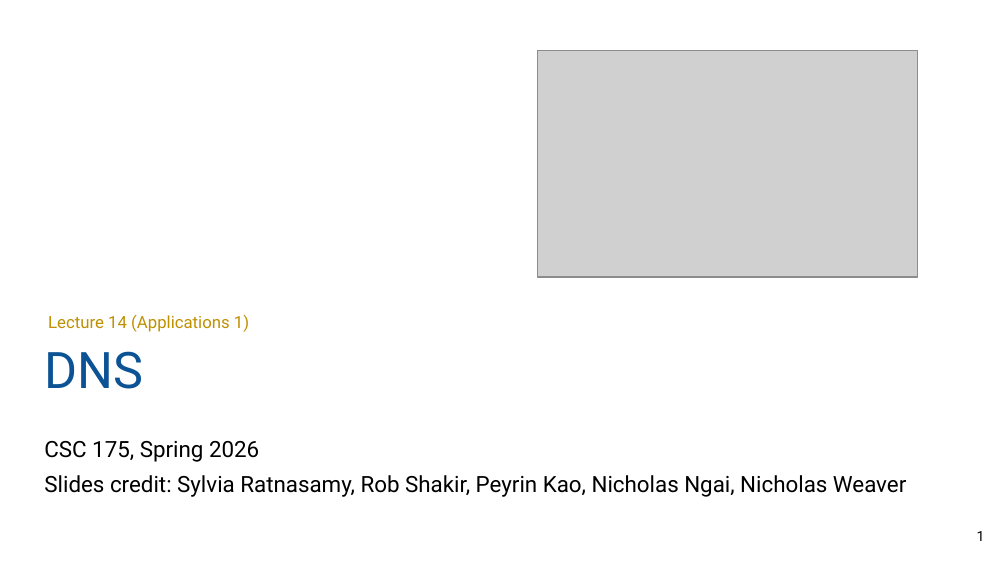
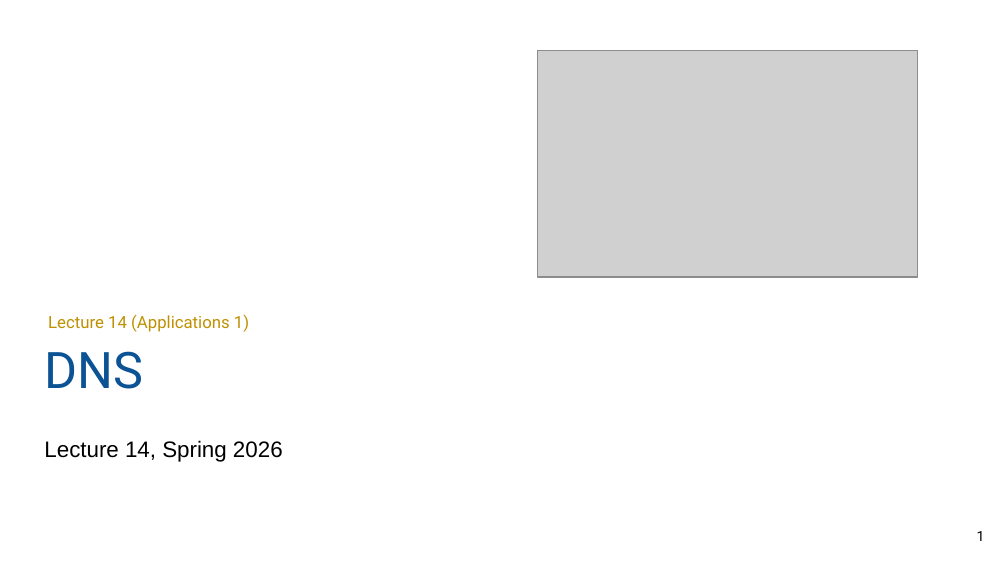
Before and after one commit to guhofstra/CSC175Sp26, a slide deck: slide 1 of PPTs/Lecture 14 - DNS.pptx. Drawn at 1008x567 pixels with LibreOffice and Linux fonts; fonts in the diff are those of the drawing; grey boxes stand for pictures. Boxes give left, top, right and bottom in pixels: in the first picture for what was removed or moved away, otherwise in the second. Text is boxed around its words. In the diff, an @@ line names an element or a change of style, - is before the commit and + after.

```diff
--- a/PPTs/Lecture 14 - DNS.pptx
+++ b/PPTs/Lecture 14 - DNS.pptx
@@ text at (44, 440, 283, 462): text changed; font Roboto to Arial @@
-CSC 175, Spring 2026
-Slides credit: Sylvia Ratnasamy, Rob Shakir, Peyrin Kao, Nicholas Ngai, Nicholas Weaver
+Lecture 14, Spring 2026
```
Also in this commit, not shown: 4 other slides changed, 7 other files.
